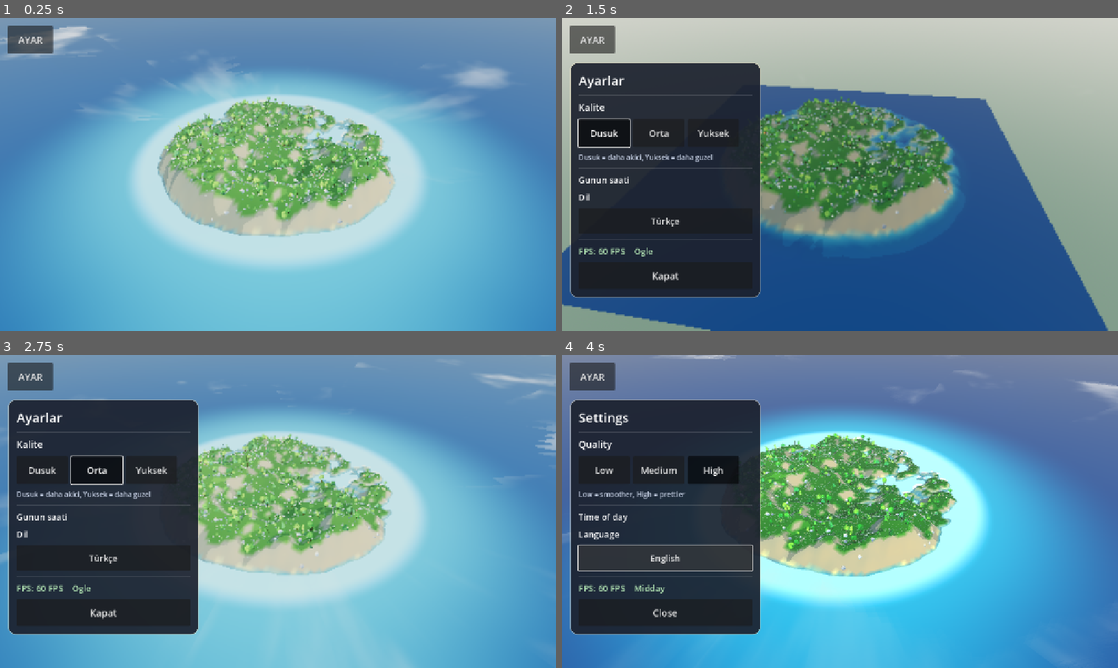
Above: before the commit, frames 1-4 (two rows, left to right).
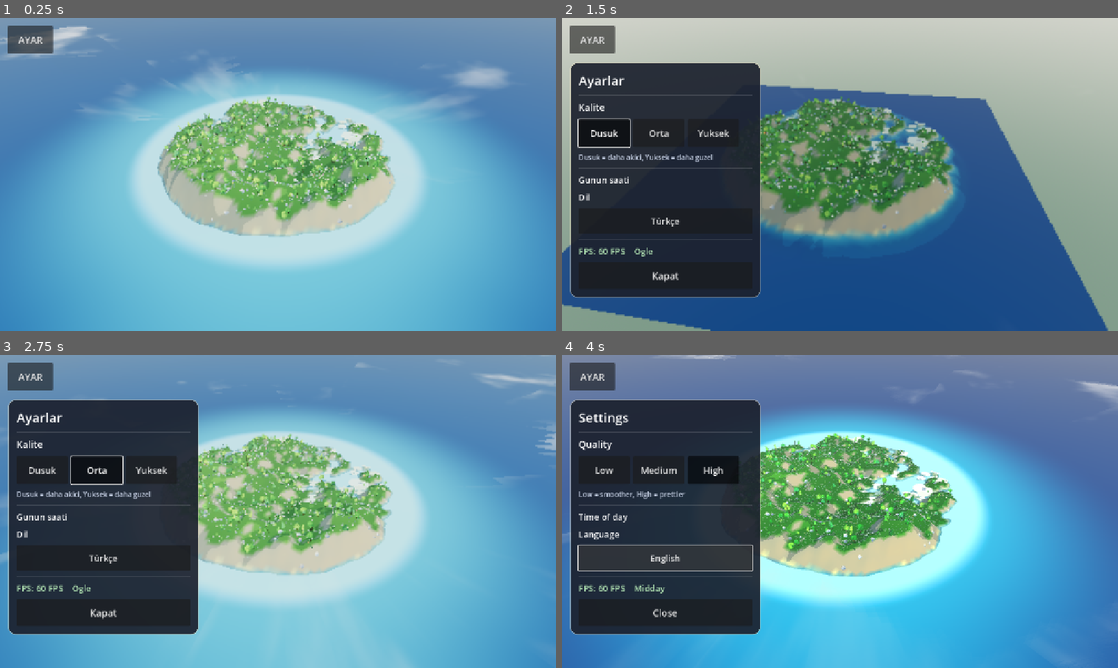
Above: after the commit, the same moments.

Repository: eraslan19j/game
Game: Godot game, scene res://scenes/world/world.tscn
Same seed, same stepped clock (60 frames per second), same inputs: the game is played once before the commit and once after it.
Inputs:
- Up to frame 1 (0.25 s): no input
- Up to frame 2 (1.5 s): click "AYAR" at 0.5 s; click "Dusuk" at 1.25 s
- Up to frame 3 (2.75 s): click "Orta" at 2 s
- Up to frame 4 (4 s): click "Yuksek" at 2.75 s; click "Türkçe" at 3.5 s

The runs differ from the first frame. In frame 1, 0.4% of the frame differs, in the area x 31-69%, y 26-60%; in frame 2, 0.5%, in the area x 35-68%, y 25-59%; in frame 3, 0.4%; in frame 4, 0.5%.

Commit message:
Arazi shader'i ALPHA yazmaz: kare taban derinlik testi duzeldi (asil kok neden)
Co-authored-by: arena-agent <297053741+arena-agent@users.noreply.github.com>

Diff:
--- a/shaders/toon.gdshader
+++ b/shaders/toon.gdshader
@@ -10,7 +10,6 @@
 uniform float rim_strength = 0.22;
 uniform float roughness_value = 0.95;
 uniform float brightness = 1.0;
-// Arazi icin: ada disindaki (uzak + su alti) kisimlari kirp.
 
 void fragment() {
 	vec3 base = albedo.rgb;
@@ -19,7 +18,9 @@
 	}
 	float rim = pow(1.0 - clamp(dot(NORMAL, VIEW), 0.0, 1.0), 3.0);
 	ALBEDO = (base + rim * rim_strength * rim_tint.rgb * 0.35) * brightness;
-	ALPHA = albedo.a;
+	// ONEMLI: ALPHA'ya deger YAZMIYORUZ. Yazilirsa materyal saydam hatta gecer,
+	// derinlik testi bozulur ve arazinin 200x200 m kare tabani suyun USTUNE
+	// cizilip goruntude kare olarak belirir. Arazi zaten tamamen opak.
 	ROUGHNESS = roughness_value;
 	METALLIC = 0.0;
 	SPECULAR = 0.0;
Binary file changed: ci_dbg_nonature.png
Binary file changed: ci_dbg_noterrain.png
Binary file changed: ci_dbg_nowater.png
Binary file changed: ci_dbg_skyonly.png
